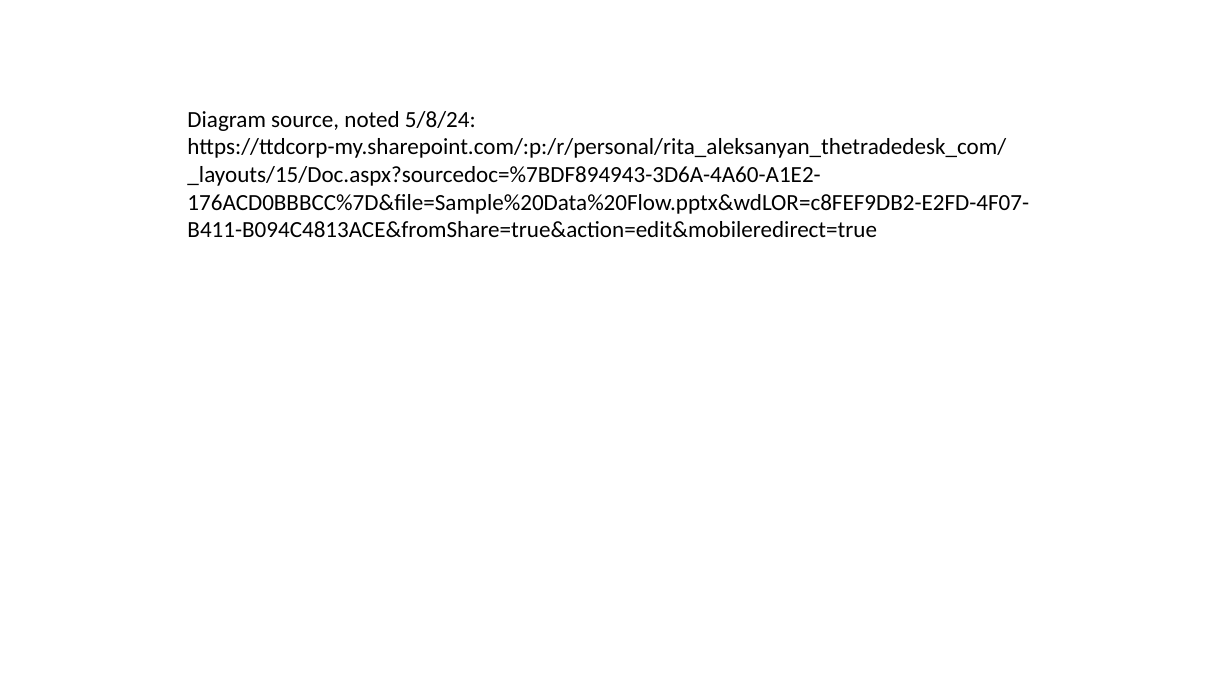
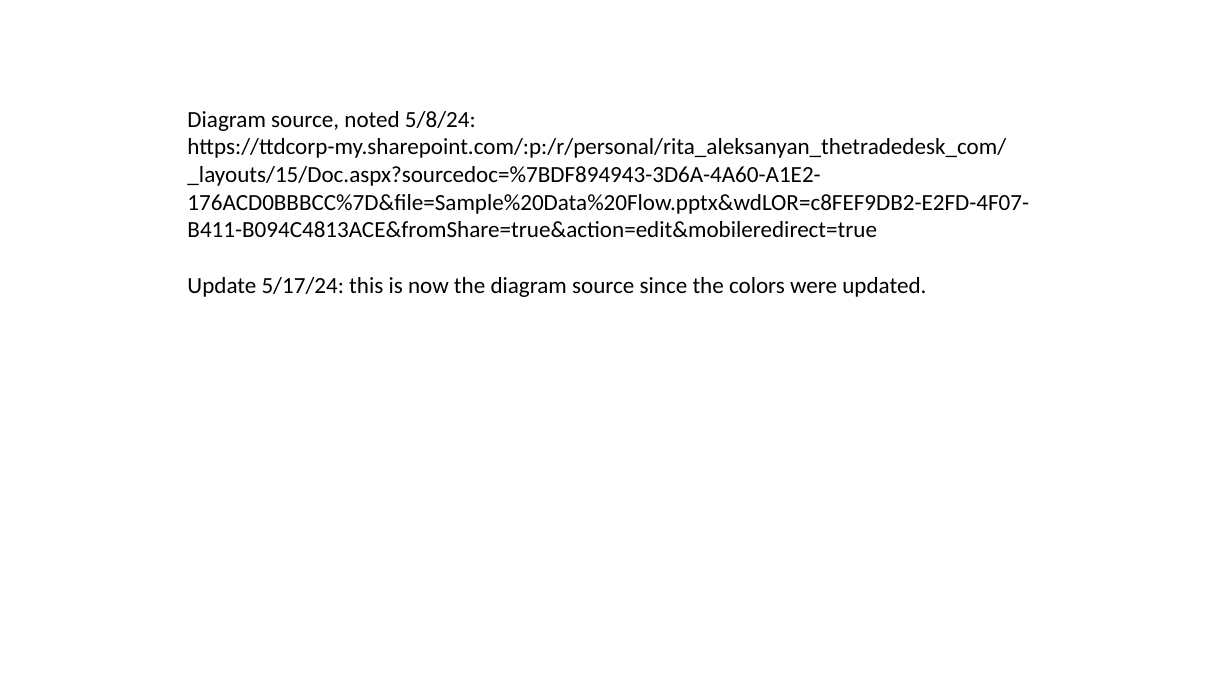
Before and after one commit to IABTechLab/uid2docs, a slide deck: slide 2 of docs/guides/images/resource/integration-mobile-client-server.pptx. Drawn at 1232x693 pixels with LibreOffice and Linux fonts; fonts in the diff are those of the drawing. Boxes give left, top, right and bottom in pixels: in the first picture for what was removed or moved away, otherwise in the second. Text is boxed around its words. In the diff, an @@ line names an element or a change of style, - is before the commit and + after.

Commit message:
updated diagram with UID2 colors

```diff
--- a/docs/guides/images/resource/integration-mobile-client-server.pptx
+++ b/docs/guides/images/resource/integration-mobile-client-server.pptx
@@ text at box(187, 277, 926, 297): paragraph added @@
+Update 5/17/24: this is now the diagram source since the colors were updated.
```
Also in this commit, not shown: 1 other slide changed, 1 other file.
